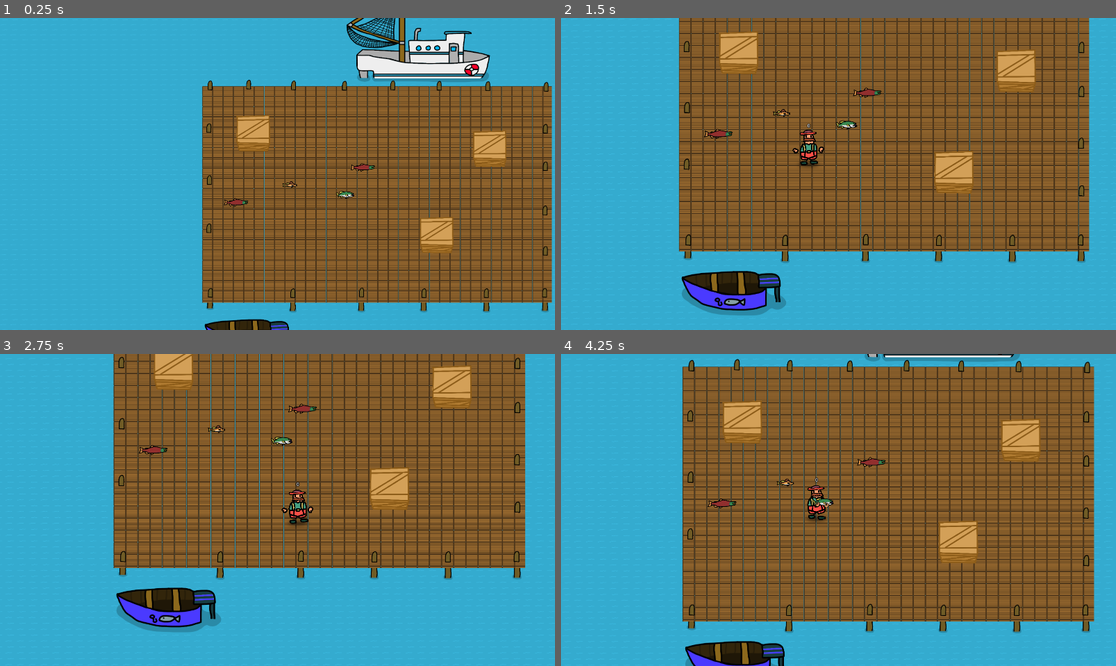
Above: before the commit, frames 1-4 (two rows, left to right).
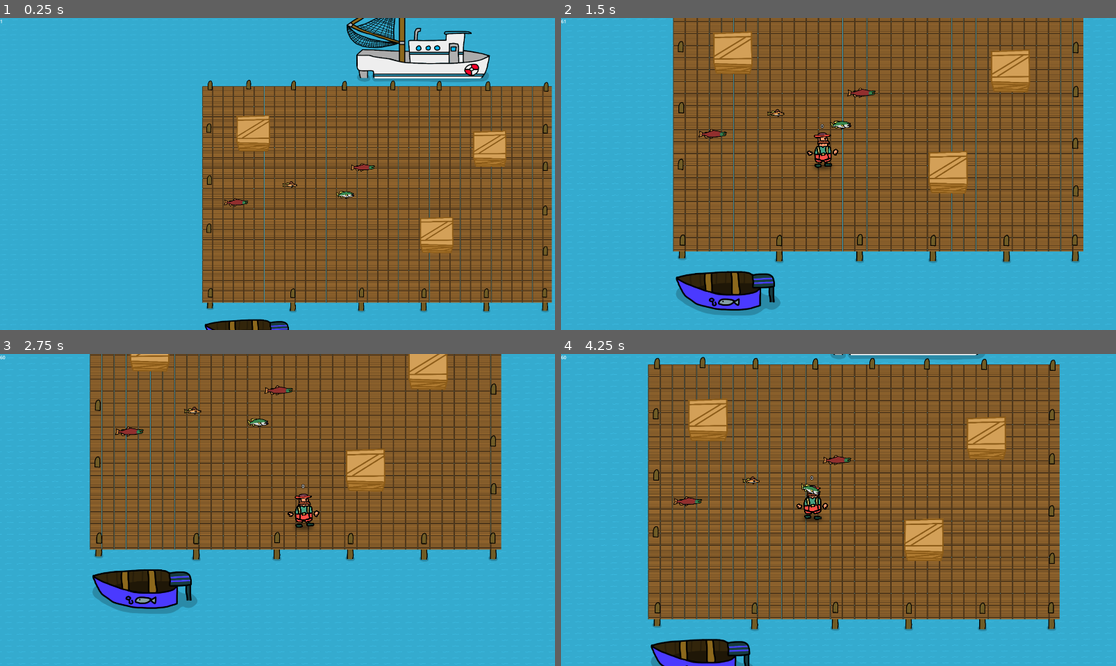
Above: after the commit, the same moments.

Repository: ZevDev54/FishermansWhar
Game: Godot game, scene res://Scenes/GameContainer.tscn
Two runs of this game, one before a commit and one after it. Both use one fixed random seed, a clock stepped at 60 frames per second and the inputs below.
Inputs:
- Up to frame 1 (0.25 s): no input
- Up to frame 2 (1.5 s): hold D (move_right) 0.53-1.28 s; tap E (pickup) at 0.6 s; hold S (move_down) from 1.28 s (still down); tap Space (join) at 1.35 s
- Up to frame 3 (2.75 s): tap E (pickup) at 1.55, 2.1 s; release S (move_down) at 2.03 s; hold D (move_right) from 2.03 s (still down)
- Up to frame 4 (4.25 s): release D (move_right) at 2.78 s; hold W (move_up) 2.78-3.53 s; tap E (pickup) at 2.85, 3.8 s; hold A (move_left) from 3.53 s (still down); tap Space (join) at 3.6 s

The runs differ from the first frame. In frame 1, less than 0.1% of the frame differs, in the area x 0-1%, y 0-2%; in frame 2, 19%; in frame 3, 35%; in frame 4, 46%, in the area x 0-97%, y 0-100%.

Commit message:
Rework movement, add dash.

Diff:
--- a/Scenes/GameContainer.tscn
+++ b/Scenes/GameContainer.tscn
@@ -10,6 +10,7 @@
 [ext_resource type="Script" path="res://Scripts/ScoreManager.gd" id="7_kgq12"]
 [ext_resource type="Script" path="res://Scripts/ProjectileManager.gd" id="8_j7y3a"]
 [ext_resource type="PackedScene" uid="uid://llsoqoi5kfof" path="res://Scenes/smart_camera.tscn" id="9_2m3y3"]
+[ext_resource type="Script" path="res://Scenes/fps_counter.gd" id="11_efxkm"]
 
 [node name="Control" type="Control"]
 layout_mode = 3
@@ -57,3 +58,14 @@
 cam_pan_speed = 5.0
 
 [node name="World" parent="SubViewportContainer/SubViewport" instance=ExtResource("1_v3bfn")]
+
+[node name="Control" type="Control" parent="."]
+anchors_preset = 0
+offset_right = 40.0
+offset_bottom = 40.0
+
+[node name="Label" type="Label" parent="Control"]
+layout_mode = 0
+offset_right = 40.0
+offset_bottom = 23.0
+script = ExtResource("11_efxkm")
--- a/Scenes/PlayerControls.gd
+++ b/Scenes/PlayerControls.gd
@@ -3,3 +3,8 @@
 
 var input;
 var player_index;
+
+func get_move_input_vec() -> Vector2:
+	var x = input.get_axis("move_left", "move_right")
+	var y = input.get_axis("move_up", "move_down")
+	return Vector2(x,y).normalized();
--- /dev/null
+++ b/Scenes/PlayerDashing.gd
@@ -0,0 +1,36 @@
+extends Node
+
+var player : Player;
+@export var dash_speed : float = 200;
+@export var dash_length := 0.3;
+var dash_timer : float = 0;
+var dash_dir = Vector2.RIGHT;
+
+
+
+func _ready():
+	player = owner as Player;
+
+
+func _process(delta):
+	if player.controls.input.is_action_just_pressed("dash"):
+		activate_dash();
+
+	if dash_timer >= 0:
+		dash_loop(delta);
+	else:
+		player.movement.toggle_movement_override(false);
+
+
+
+func activate_dash():
+	var move_input : Vector2 = player.controls.get_move_input_vec();
+	if(move_input.length() > 0):
+		dash_timer = dash_length;
+		dash_dir = move_input;
+
+
+func dash_loop(delta):
+	player.movement.toggle_movement_override(false);
+	player.movement.override_movement(dash_dir * dash_speed, delta);
+	dash_timer -= delta;
--- a/Scenes/PlayerWeapon.gd
+++ b/Scenes/PlayerWeapon.gd
@@ -63,7 +63,9 @@
 		var bodies = pickup_area.get_overlapping_bodies();
 
 		for body in bodies:
+			if(body == weapon): continue;
 			if(body is FishWeapon):
 				drop_weapon();
 				set_weapon(body as FishWeapon)
 				print("Pickup weapon")
+				break;
--- /dev/null
+++ b/Scenes/SmoothGraphics.gd
@@ -0,0 +1,9 @@
+extends Node
+
+@export var lerp_speed : float = 30.0;
+@export var body : Node2D;
+@export var graphics : Node2D;
+
+
+func _process(delta):
+	graphics.global_position = graphics.global_position.lerp(body.global_position, lerp_speed * delta)
--- /dev/null
+++ b/Scenes/fps_counter.gd
@@ -0,0 +1,7 @@
+extends Label
+
+
+
+func _process(_delta: float) -> void:
+
+	text = str(Engine.get_frames_per_second());
--- a/Scenes/player.tscn
+++ b/Scenes/player.tscn
@@ -1,14 +1,16 @@
-[gd_scene load_steps=22 format=3 uid="uid://df2qlsuxgg8m7"]
+[gd_scene load_steps=24 format=3 uid="uid://df2qlsuxgg8m7"]
 
 [ext_resource type="Script" path="res://Scenes/player.gd" id="1_pm4vy"]
 [ext_resource type="Script" path="res://Scripts/FishermanMovement.gd" id="1_wx6v0"]
 [ext_resource type="Texture2D" uid="uid://c66t65okabata" path="res://Sprites/Fisherman/Fisherman (Team Color).png" id="2_v26tj"]
+[ext_resource type="Script" path="res://Scenes/PlayerDashing.gd" id="3_k55g8"]
 [ext_resource type="Texture2D" uid="uid://de72se02xuxy" path="res://Sprites/Fisherman/Fisherman.png" id="3_medks"]
 [ext_resource type="Script" path="res://Scenes/PlayerWeapon.gd" id="4_i4vo3"]
 [ext_resource type="Script" path="res://Scripts/PlayerDamageable.gd" id="5_n54kk"]
 [ext_resource type="PackedScene" uid="uid://6jl4jdia2n6g" path="res://Scenes/player_animation_body.tscn" id="5_xp8la"]
 [ext_resource type="AudioStream" uid="uid://ddmnph3u3mk2t" path="res://audio/sfx/hurt.wav" id="6_83ajl"]
 [ext_resource type="Shader" path="res://Scenes/hitflash.gdshader" id="6_fdf81"]
+[ext_resource type="Script" path="res://Scenes/SmoothGraphics.gd" id="6_tixst"]
 [ext_resource type="Script" path="res://Scenes/PlayerControls.gd" id="8_g6f7v"]
 [ext_resource type="Script" path="res://Scenes/PlayerScoring.gd" id="9_4gine"]
 
@@ -17,12 +19,6 @@
 [sub_resource type="CapsuleShape2D" id="CapsuleShape2D_yvgmo"]
 radius = 20.0
 height = 50.0
-
-[sub_resource type="ShaderMaterial" id="ShaderMaterial_bkrso"]
-resource_local_to_scene = true
-shader = ExtResource("6_fdf81")
-shader_parameter/flash_color = Color(1, 0.74, 0.74, 1)
-shader_parameter/flash_modifier = 0.0
 
 [sub_resource type="CircleShape2D" id="CircleShape2D_jotal"]
 radius = 78.0
@@ -36,7 +32,7 @@
 tracks/0/type = "bezier"
 tracks/0/imported = false
 tracks/0/enabled = true
-tracks/0/path = NodePath("../Graphics/GFXScale/PlayerAnimationBody:material:shader_parameter/flash_modifier")
+tracks/0/path = NodePath("../SmoothGraphics/Graphics/GFXScale/PlayerAnimationBody:material:shader_parameter/flash_modifier")
 tracks/0/interp = 1
 tracks/0/loop_wrap = true
 tracks/0/keys = {
@@ -52,7 +48,7 @@
 tracks/0/type = "value"
 tracks/0/imported = false
 tracks/0/enabled = true
-tracks/0/path = NodePath("../Graphics:scale")
+tracks/0/path = NodePath("../SmoothGraphics/Graphics:scale")
 tracks/0/interp = 1
 tracks/0/loop_wrap = true
 tracks/0/keys = {
@@ -64,7 +60,7 @@
 tracks/1/type = "value"
 tracks/1/imported = false
 tracks/1/enabled = true
-tracks/1/path = NodePath("../Graphics:position")
+tracks/1/path = NodePath("../SmoothGraphics/Graphics:position")
 tracks/1/interp = 1
 tracks/1/loop_wrap = true
 tracks/1/keys = {
@@ -88,7 +84,7 @@
 tracks/3/type = "bezier"
 tracks/3/imported = false
 tracks/3/enabled = true
-tracks/3/path = NodePath("../Graphics/GFXScale/PlayerAnimationBody:material:shader_parameter/flash_modifier")
+tracks/3/path = NodePath("../SmoothGraphics/Graphics/GFXScale/PlayerAnimationBody:material:shader_parameter/flash_modifier")
 tracks/3/interp = 1
 tracks/3/loop_wrap = true
 tracks/3/keys = {
@@ -115,46 +111,36 @@
 outline_size = 5
 outline_color = Color(0, 0, 0, 1)
 
+[sub_resource type="ShaderMaterial" id="ShaderMaterial_bkrso"]
+resource_local_to_scene = true
+shader = ExtResource("6_fdf81")
+shader_parameter/flash_color = Color(1, 0.74, 0.74, 1)
+shader_parameter/flash_modifier = 0.0
+
 [node name="Player" type="Node" node_paths=PackedStringArray("movement", "controls", "scoring", "animation")]
 script = ExtResource("1_pm4vy")
 movement = NodePath("PlayerMovementBody")
 controls = NodePath("PlayerControls")
 scoring = NodePath("PlayerScoring")
-animation = NodePath("PlayerMovementBody/Graphics/GFXScale/PlayerAnimationBody")
+animation = NodePath("PlayerMovementBody/SmoothGraphics/Graphics/GFXScale/PlayerAnimationBody")
 
 [node name="PlayerMovementBody" type="CharacterBody2D" parent="."]
 material = SubResource("ShaderMaterial_s8tm3")
 collision_mask = 137
 script = ExtResource("1_wx6v0")
+max_speed = 250.0
+accel = 4000.0
+decel = 20.0
 
 [node name="PlayerDashing" type="Node" parent="PlayerMovementBody"]
+script = ExtResource("3_k55g8")
+dash_speed = 3000.0
 
 [node name="MainCollider" type="CollisionShape2D" parent="PlayerMovementBody"]
 z_index = 1
 position = Vector2(-2, -5)
 shape = SubResource("CapsuleShape2D_yvgmo")
 debug_color = Color(0.500428, 0.428096, 1, 0.42)
-
-[node name="Graphics" type="Node2D" parent="PlayerMovementBody"]
-position = Vector2(-2, -5)
-
-[node name="GraphicsScale" type="Node2D" parent="PlayerMovementBody/Graphics"]
-visible = false
-scale = Vector2(0.1, 0.1)
-
-[node name="Fisherman(teamColor)" type="Sprite2D" parent="PlayerMovementBody/Graphics/GraphicsScale"]
-position = Vector2(18, 28)
-texture = ExtResource("2_v26tj")
-
-[node name="Fisherman" type="Sprite2D" parent="PlayerMovementBody/Graphics/GraphicsScale"]
-position = Vector2(18, 28)
-texture = ExtResource("3_medks")
-
-[node name="GFXScale" type="Node2D" parent="PlayerMovementBody/Graphics"]
-scale = Vector2(0.1, 0.1)
-
-[node name="PlayerAnimationBody" parent="PlayerMovementBody/Graphics/GFXScale" instance=ExtResource("5_xp8la")]
-material = SubResource("ShaderMaterial_bkrso")
 
 [node name="Weapon" type="Node2D" parent="PlayerMovementBody" node_paths=PackedStringArray("pickup_area", "owner_player")]
 position = Vector2(-2, -12)
@@ -211,6 +197,33 @@
 label_settings = SubResource("LabelSettings_m1oi4")
 horizontal_alignment = 1
 
+[node name="SmoothGraphics" type="Node" parent="PlayerMovementBody" node_paths=PackedStringArray("body", "graphics")]
+script = ExtResource("6_tixst")
+lerp_speed = 60.0
+body = NodePath("..")
+graphics = NodePath("Graphics")
+
+[node name="Graphics" type="Node2D" parent="PlayerMovementBody/SmoothGraphics"]
+position = Vector2(-2, -5)
+
+[node name="GraphicsScale" type="Node2D" parent="PlayerMovementBody/SmoothGraphics/Graphics"]
+visible = false
+scale = Vector2(0.1, 0.1)
+
+[node name="Fisherman(teamColor)" type="Sprite2D" parent="PlayerMovementBody/SmoothGraphics/Graphics/GraphicsScale"]
+position = Vector2(18, 28)
+texture = ExtResource("2_v26tj")
+
+[node name="Fisherman" type="Sprite2D" parent="PlayerMovementBody/SmoothGraphics/Graphics/GraphicsScale"]
+position = Vector2(18, 28)
+texture = ExtResource("3_medks")
+
+[node name="GFXScale" type="Node2D" parent="PlayerMovementBody/SmoothGraphics/Graphics"]
+scale = Vector2(0.1, 0.1)
+
+[node name="PlayerAnimationBody" parent="PlayerMovementBody/SmoothGraphics/Graphics/GFXScale" instance=ExtResource("5_xp8la")]
+material = SubResource("ShaderMaterial_bkrso")
+
 [node name="PlayerControls" type="Node" parent="."]
 script = ExtResource("8_g6f7v")
 
--- a/Scripts/FishermanMovement.gd
+++ b/Scripts/FishermanMovement.gd
@@ -5,23 +5,69 @@
 var player : Player;
 
 var input_velocity = Vector2.ZERO;
-@export var speed = 200;
+@export var max_speed = 200.0;
+@export var accel = 2000.0;
+@export var decel = 10.0;
+var vel : Vector2 = Vector2.ZERO;
 
-var input;
+var special_vel := Vector2.ZERO;
+var special_vel_drag = 0.98;
+
+var movement_overridden := false;
 
 @onready var weapon = $Weapon;
 
 func _ready():
 	player = owner as Player
-	input = player.controls.input;
+
 
 
 func _physics_process(delta):
-	var x = input.get_axis("move_left", "move_right")
-	var y = input.get_axis("move_up", "move_down")
+	if movement_overridden: return;
 
-	player.animation.set_running(Vector2(x,y).length() > 0);
+	var move_vec = player.controls.get_move_input_vec();
+	player.animation.set_running(move_vec.length() > 0);
 
-	global_position += Vector2(x,y) * speed * delta;
+	var raw_movement : Vector2 = move_vec.normalized() * accel * delta;
+
+	# if((vel + raw_movement).length() < max_speed):
+	# 	vel += raw_movement;
+
+	vel += raw_movement;
+	if(vel.length() > max_speed):
+		vel = vel.normalized() * max_speed # Clamp velocity so it is less than max speed
+
+	if(move_vec.length() == 0):
+		vel = vel.lerp(Vector2.ZERO, decel * delta)
+
+
+
+
+
+
+
+
+	velocity = vel + special_vel; # Set velocity, integrate special velocity from dash, recoil.
+
+	special_vel *= special_vel_drag; # Drag special vec.
+
+	# global_position += vel * delta
 
 	move_and_slide();
+
+
+# func special_impulse(force:Vector2):
+# 	special_vel += force;
+
+func toggle_movement_override(toggle:bool):
+	movement_overridden = toggle;
+
+func override_movement(move_vec : Vector2, delta):
+	global_position += move_vec * delta;
+	move_and_slide();
+	print("augh!")
+
+func move_to_position(pos:Vector2):
+	global_position = pos;
+	velocity = Vector2.ZERO;
+	move_and_slide();
--- a/project.godot
+++ b/project.godot
@@ -24,6 +24,7 @@
 
 window/size/viewport_width=1920
 window/size/viewport_height=1080
+window/vsync/vsync_mode=2
 
 [editor_plugins]
 
@@ -89,12 +90,17 @@
 }
 drop={
 "deadzone": 0.5,
-"events": [Object(InputEventJoypadButton,"resource_local_to_scene":false,"resource_name":"","device":-1,"button_index":1,"pressure":0.0,"pressed":true,"script":null)
+"events": [Object(InputEventJoypadButton,"resource_local_to_scene":false,"resource_name":"","device":-1,"button_index":12,"pressure":0.0,"pressed":true,"script":null)
 ]
 }
 shoot={
 "deadzone": 0.5,
 "events": [Object(InputEventJoypadMotion,"resource_local_to_scene":false,"resource_name":"","device":-1,"axis":5,"axis_value":1.0,"script":null)
+]
+}
+dash={
+"deadzone": 0.5,
+"events": [Object(InputEventJoypadMotion,"resource_local_to_scene":false,"resource_name":"","device":-1,"axis":4,"axis_value":1.0,"script":null)
 ]
 }
 
Not shown: 1 places in Scenes/GameContainer.tscn that only renumber resources
